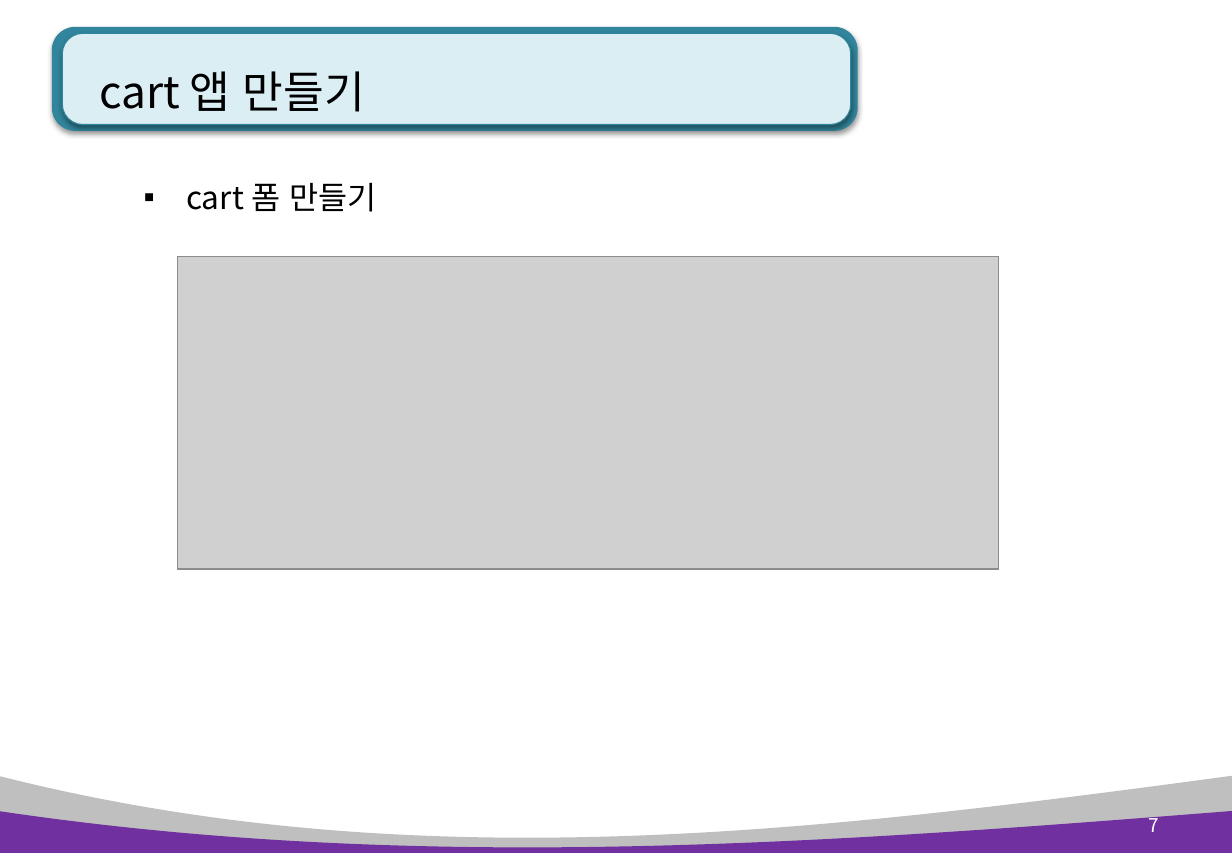
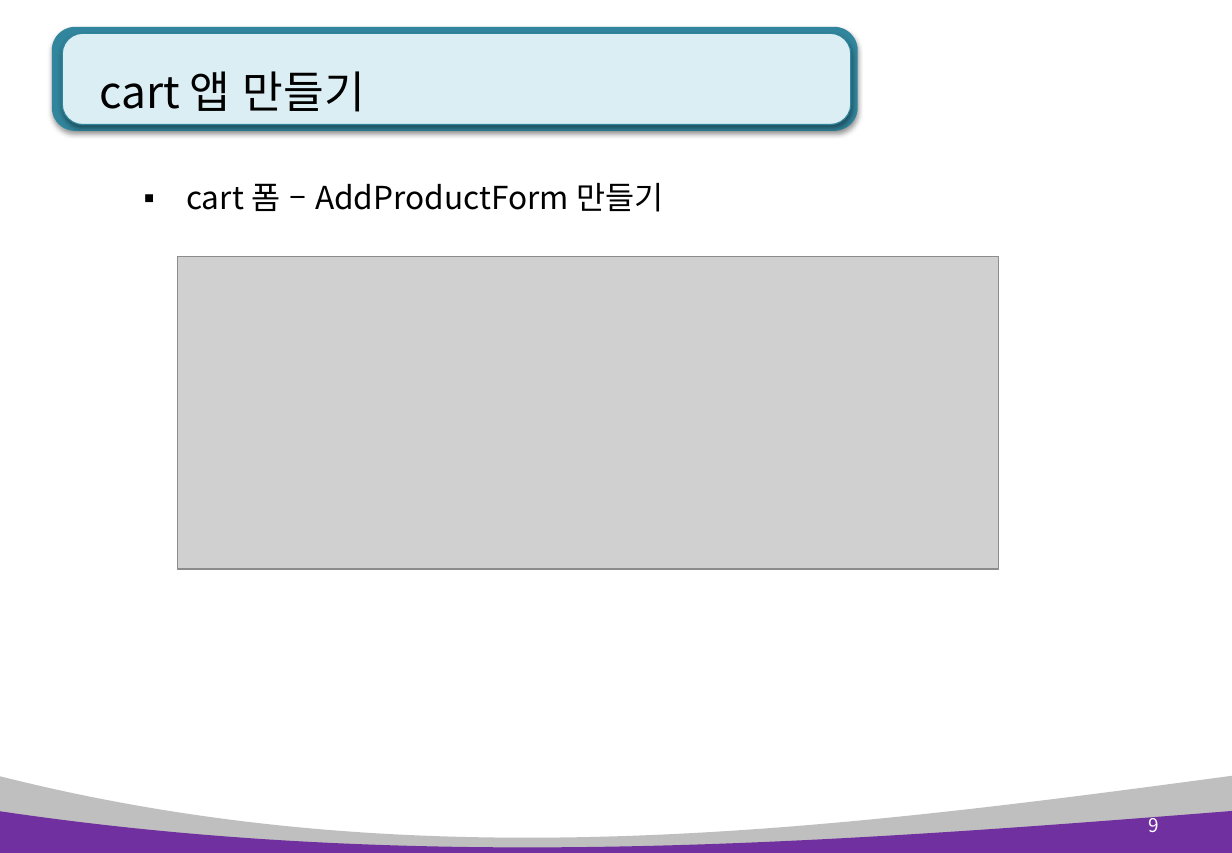
Before and after one commit to pshho/ngreen_project, a slide deck: slide 9 of pyWorks/자료/django_ppt/shop_ppt/2장. cart(장바구니).pptx (slide 7 before the commit). Drawn at 1232x853 pixels with LibreOffice and Linux fonts; fonts in the diff are those of the drawing; grey boxes stand for pictures. Boxes give left, top, right and bottom in pixels: in the first picture for what was removed or moved away, otherwise in the second. Text is boxed around its words. In the diff, an @@ line names an element or a change of style, - is before the commit and + after.

Commit message:
ppt

```diff
--- a/pyWorks/자료/django_ppt/shop_ppt/2장. cart(장바구니).pptx
+++ b/pyWorks/자료/django_ppt/shop_ppt/2장. cart(장바구니).pptx
@@ text at [186, 183, 663, 212]: text changed @@
-▪ cart 폼 만들기
+▪ cart 폼 – AddProductForm 만들기
@@ page number at [1148, 813, 1159, 832]: text changed @@
-7
+9
```
Also in this commit, not shown: 4 other slides changed, 2 slides added, 2 other files.
